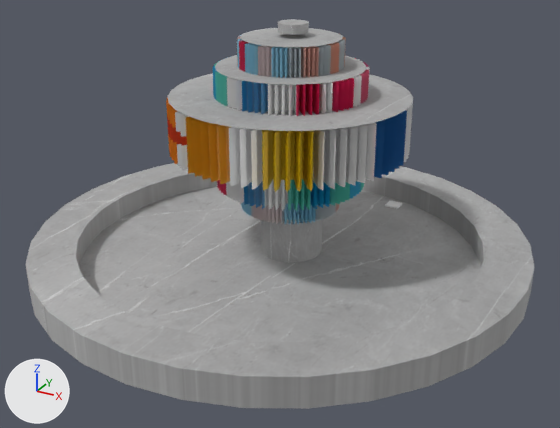
Two versions of the glTF model glb/fountain.glb, one commit apart.
Rendered twice from a 50 mm camera at (7.61, -14.27, 8.15) aimed at (0.19, -0.78, 1.41). Lighting does not change. The marker at lower left points along +X, +Y and +Z. Where no turn or scale is listed for an object, it has been applied to the vertices.

Script lines for the objects in view, before the commit:
```python
ob_cube_004 = bpy.data.objects.new('Cube.004', me_cube_003)
ob_cube_004.location = (1.56, 2.56, 0.66)
ob_cube_004.rotation_euler = (0.0, 0.0, 3.142)  # degrees (0, 0, 180)
ob_cube_004.scale = (-0.166, -0.166, -0.0161)
ob_cylinder_008 = bpy.data.objects.new('Cylinder.008', me_cylinder_008)
ob_cylinder_008.location = (0.04, 0.05, 5.26)
ob_cylinder_008.rotation_euler = (0.0, 0.0, 3.142)  # degrees (0, 0, 180)
ob_cylinder_008.scale = (-0.32, -0.32, -0.0959)
ob_cylinder_009 = bpy.data.objects.new('Cylinder.009', me_cylinder_009)
ob_cylinder_009.location = (0.04, 0.05, 2.24)
ob_cylinder_009.rotation_euler = (0.0, 0.0, 3.142)  # degrees (0, 0, 180)
ob_cylinder_009.scale = (-0.701, -0.701, -2.07)
ob_cylinder_012 = bpy.data.objects.new('Cylinder.012', me_cylinder_012)
ob_cylinder_012.location = (0.04, 0.1, 1.63)
ob_cylinder_012.rotation_euler = (0.0, 0.0, 3.142)  # degrees (0, 0, 180)
ob_cylinder_012.scale = (-1.15, -1.15, -3.38)
ob_gear_001 = bpy.data.objects.new('Gear.001', me_gear_001)
ob_gear_001.location = (-0.01, 0.01, 3.23)
ob_gear_002 = bpy.data.objects.new('Gear.002', me_gear_002)
ob_gear_002.location = (0.02, 0.01, 4.01)
ob_gear_003 = bpy.data.objects.new('Gear.003', me_gear_003)
ob_gear_003.location = (0.02, 0.01, 4.74)
ob_gear_004 = bpy.data.objects.new('Gear.004', me_gear_004)
ob_gear_004.location = (0.02, 0.01, 2.28)
ob_gear_005 = bpy.data.objects.new('Gear.005', me_gear_005)
ob_gear_005.location = (0.02, 0.01, 1.59)
# also in view: 'Cylinder.011' at (0.04, -0.02, 5.07); 'Cylinder.010' at (0.02, -0.01, 4.46); 'Circle.001' at (-0.08, -0.28, 0.38)
```
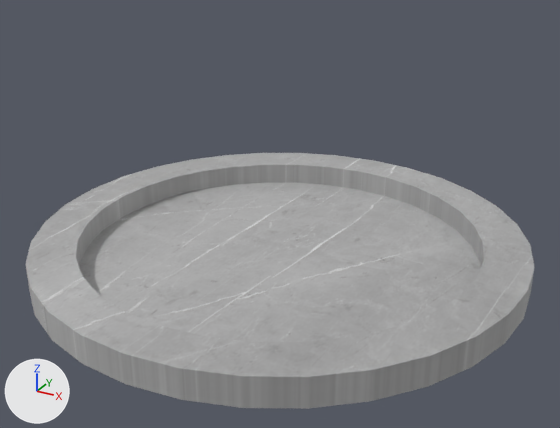
Changed parts and their boxes [x1, y1, x2, y2] in the pictures (560 x 428 px):
'Gear.001', deleted
    before: [166, 98, 413, 192]
'Cylinder.012', deleted
    before: [168, 74, 413, 131]
'Gear.002', deleted
    before: [213, 58, 370, 116]
'Gear.003', deleted
    before: [237, 34, 345, 78]
'Gear.004', deleted
    before: [217, 179, 364, 211]
'Cylinder.009', deleted
    before: [261, 219, 323, 263]
'Cylinder.010', deleted
    before: [215, 55, 367, 85]
'Cylinder.011', deleted
    before: [240, 28, 343, 47]
'Gear.005', deleted
    before: [241, 202, 339, 225]
'Cylinder.008', deleted
    before: [278, 19, 309, 35]
'Cube.004', deleted
    before: [385, 201, 402, 209]

Edits to the bpy script that builds the scene:
```text
Remove ob_cylinder_008:
    ob_cylinder_008 = bpy.data.objects.new('Cylinder.008', me_cylinder_008)
    ob_cylinder_008.location = (0.04, 0.05, 5.26)
    ob_cylinder_008.rotation_euler = (0.0, 0.0, 3.142)  # degrees (0, 0, 180)
    ob_cylinder_008.scale = (-0.32, -0.32, -0.0959)
Remove ob_gear_001:
    ob_gear_001 = bpy.data.objects.new('Gear.001', me_gear_001)
    ob_gear_001.location = (-0.01, 0.01, 3.23)
Remove ob_gear_002:
    ob_gear_002 = bpy.data.objects.new('Gear.002', me_gear_002)
    ob_gear_002.location = (0.02, 0.01, 4.01)
Remove ob_gear_003:
    ob_gear_003 = bpy.data.objects.new('Gear.003', me_gear_003)
    ob_gear_003.location = (0.02, 0.01, 4.74)
Remove ob_gear_004:
    ob_gear_004 = bpy.data.objects.new('Gear.004', me_gear_004)
    ob_gear_004.location = (0.02, 0.01, 2.28)
Remove ob_gear_005:
    ob_gear_005 = bpy.data.objects.new('Gear.005', me_gear_005)
    ob_gear_005.location = (0.02, 0.01, 1.59)
Remove ob_cylinder_009:
    ob_cylinder_009 = bpy.data.objects.new('Cylinder.009', me_cylinder_009)
    ob_cylinder_009.location = (0.04, 0.05, 2.24)
    ob_cylinder_009.rotation_euler = (0.0, 0.0, 3.142)  # degrees (0, 0, 180)
    ob_cylinder_009.scale = (-0.701, -0.701, -2.07)
Remove ob_cube_004:
    ob_cube_004 = bpy.data.objects.new('Cube.004', me_cube_003)
    ob_cube_004.location = (1.56, 2.56, 0.66)
    ob_cube_004.rotation_euler = (0.0, 0.0, 3.142)  # degrees (0, 0, 180)
    ob_cube_004.scale = (-0.166, -0.166, -0.0161)
Remove ob_cylinder_010:
    ob_cylinder_010 = bpy.data.objects.new('Cylinder.010', me_cylinder_010)
    ob_cylinder_010.location = (0.04, 0.05, 3.1)
    ob_cylinder_010.rotation_euler = (0.0, 0.0, 3.142)  # degrees (0, 0, 180)
    ob_cylinder_010.scale = (-0.701, -0.701, -2.07)
Remove ob_cylinder_011:
    ob_cylinder_011 = bpy.data.objects.new('Cylinder.011', me_cylinder_011)
    ob_cylinder_011.location = (0.04, -0.02, 1.96)
    ob_cylinder_011.rotation_euler = (0.0, 0.0, 3.142)  # degrees (0, 0, 180)
    ob_cylinder_011.scale = (-1.05, -1.05, -3.11)
Remove ob_cylinder_012:
    ob_cylinder_012 = bpy.data.objects.new('Cylinder.012', me_cylinder_012)
    ob_cylinder_012.location = (0.04, 0.1, 1.63)
    ob_cylinder_012.rotation_euler = (0.0, 0.0, 3.142)  # degrees (0, 0, 180)
    ob_cylinder_012.scale = (-1.15, -1.15, -3.38)
```
